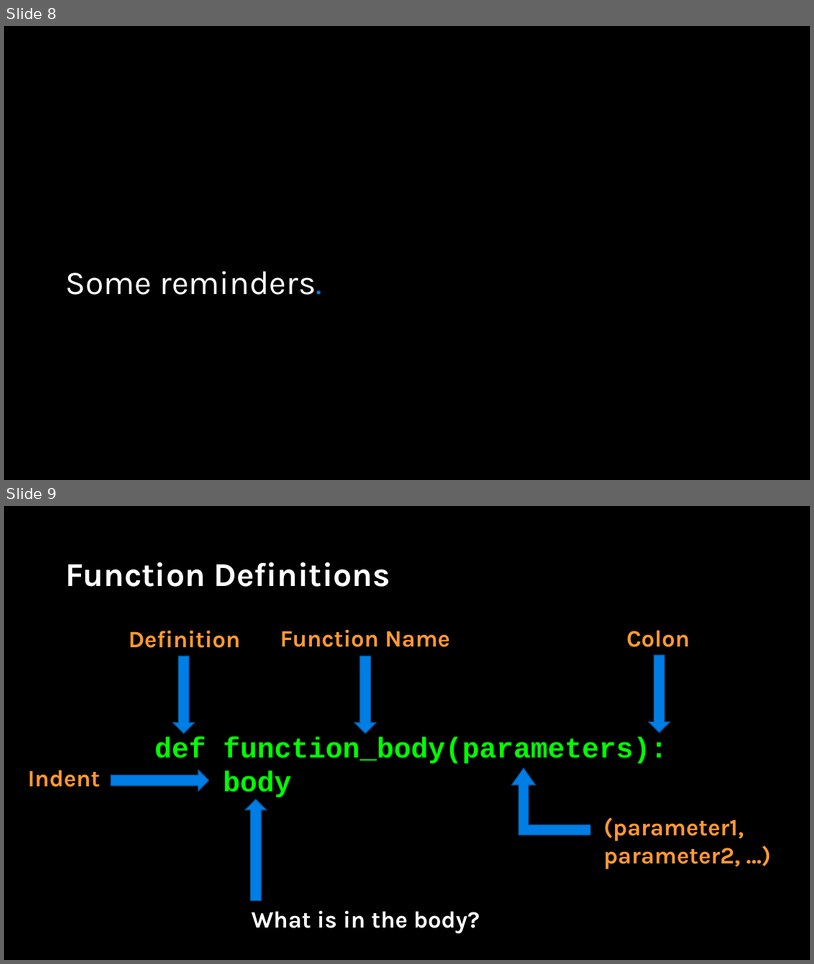
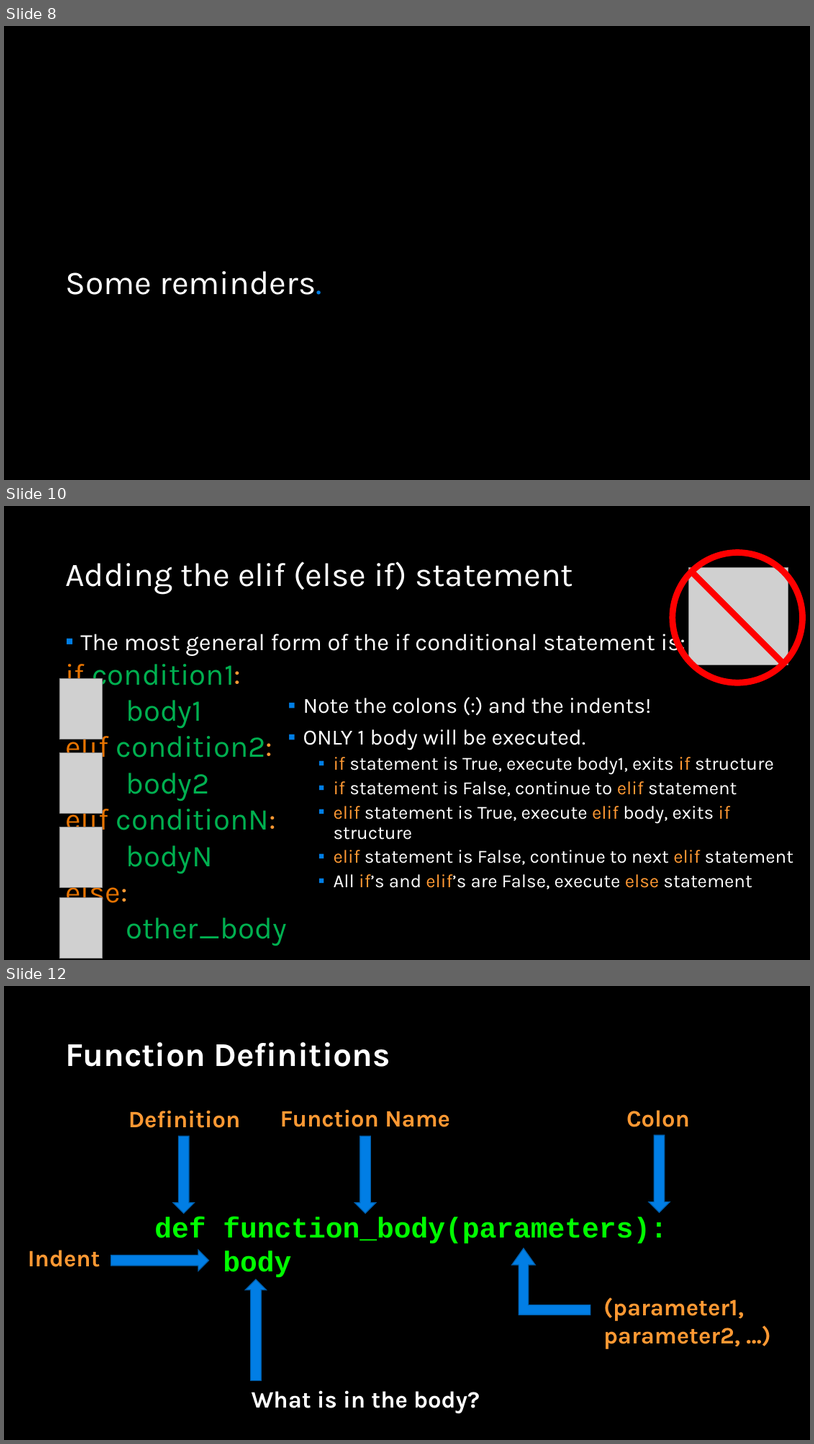
Before and after one commit to APS106/APS106-winter-2023-kinsella-goodfellow, a slide deck: lectures/week3/lecture 3/slides/week3_lecture3.pptx. Shown one above the other, each under a label of ours: slides 8 and 9 before the commit, slides 8, 10 and 12 after it; the slides between them are not shown. The pictures are 814x964 and 814x1444 pixels, drawn with LibreOffice and Linux fonts; fonts in the diff are those of the drawing; grey boxes stand for pictures; background and template pictures are left out. Boxes give left, top, right and bottom in pixels: in the first picture for what was removed or moved away, otherwise in the second. Text is boxed around its words. In the diff, an @@ line names an element or a change of style, - is before the commit and + after.

```diff
--- a/lectures/week3/lecture 3/slides/week3_lecture3.pptx
+++ b/lectures/week3/lecture 3/slides/week3_lecture3.pptx
@@ slide 10 added at (4,506,810,960), background picture (left out) @@
@@ title added at (65,561,574,594), 39.6 pt, text #FFFFFF @@
+Adding the elif (else if) statement
@@ no-entry sign added at (670,549,805,685), fill #FF0000, outline #FF0000 1 pt @@
@@ picture added at (689,567,789,664) @@
@@ text added at (80,628,686,656), 28 pt, text #FFFFFF @@
+▪ The most general form of the if conditional statement is:
@@ text added at (304,698,794,889), 22.2 pt, text #FFFFFF @@
+▪ Note the colons (:) and the indents!
+▪ ONLY 1 body will be executed.
+  ▪ if statement is True, execute body1, exits if structure
+  ▪ if statement is False, continue to elif statement
+  ▪ elif statement is True, execute elif body, exits if structure
+  ▪ elif statement is False, continue to next elif statement
+  ▪ All if’s and elif’s are False, execute else statement
@@ group added at (59,657,286,958): 4 pictures, 1 text @@
+if condition1:
+body1
+elif condition2:
+body2
+elif conditionN:
+bodyN
+else:
+other_body
@@ what was slide 9 is now slide 12 @@
```
Also in this commit, not shown: 2 other slides added, 3 other files.
